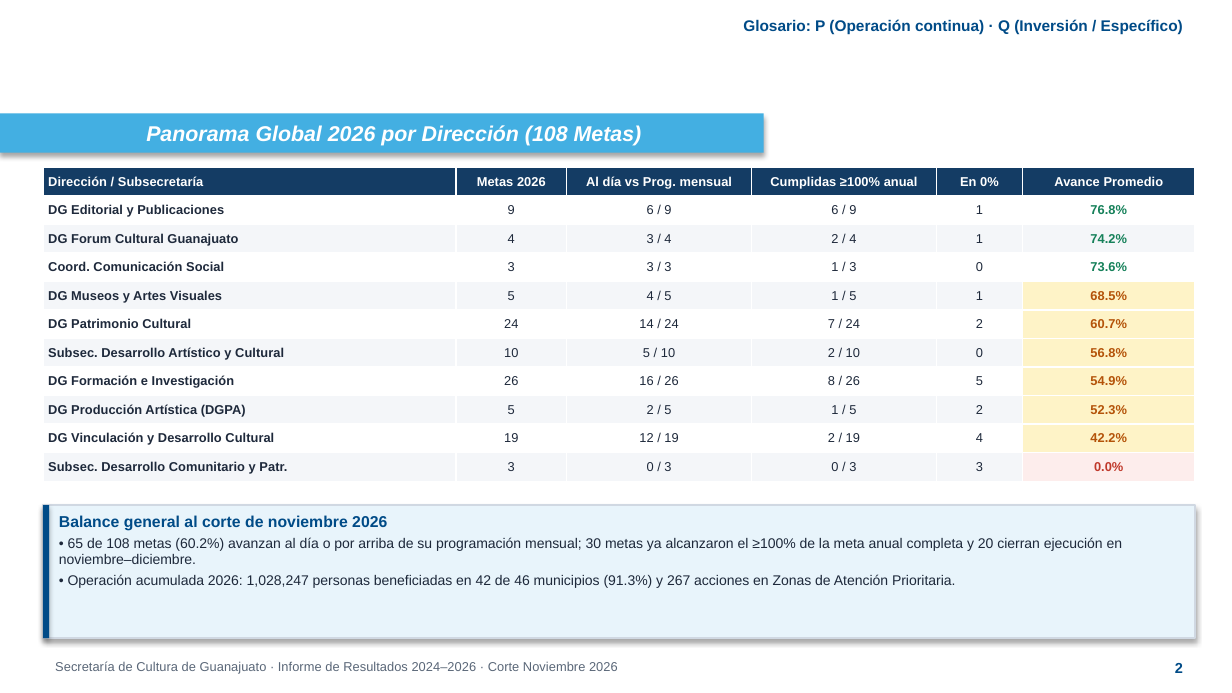
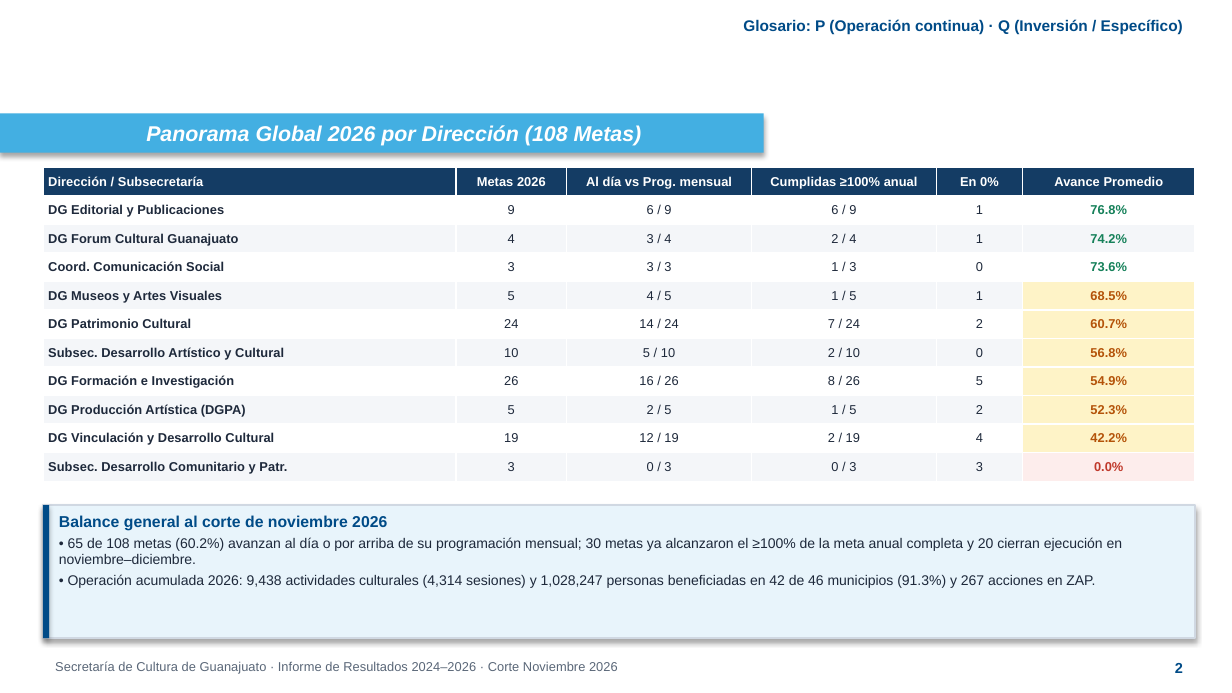
Before and after one commit to LuisUGTO/dashboard-planeacion, a slide deck: slide 2 of entregables/Resumen_Ejecutivo_Direcciones_2024_2026.pptx. Drawn at 1232x693 pixels with LibreOffice and Linux fonts; fonts in the diff are those of the drawing. Boxes give left, top, right and bottom in pixels: in the first picture for what was removed or moved away, otherwise in the second. Text is boxed around its words. In the diff, an @@ line names an element or a change of style, - is before the commit and + after.

```diff
--- a/entregables/Resumen_Ejecutivo_Direcciones_2024_2026.pptx
+++ b/entregables/Resumen_Ejecutivo_Direcciones_2024_2026.pptx
@@ text at (x1=68, y1=574, x2=1095, y2=588): text changed @@
-• Operación acumulada 2026: 1,028,247 personas beneficiadas en 42 de 46 municipios (91.3%) y 267 acciones en Zonas de Atención Prioritaria.
+• Operación acumulada 2026: 9,438 actividades culturales (4,314 sesiones) y 1,028,247 personas beneficiadas en 42 de 46 municipios (91.3%) y 267 acciones en ZAP.
```
Also in this commit, not shown: 1 other file.
